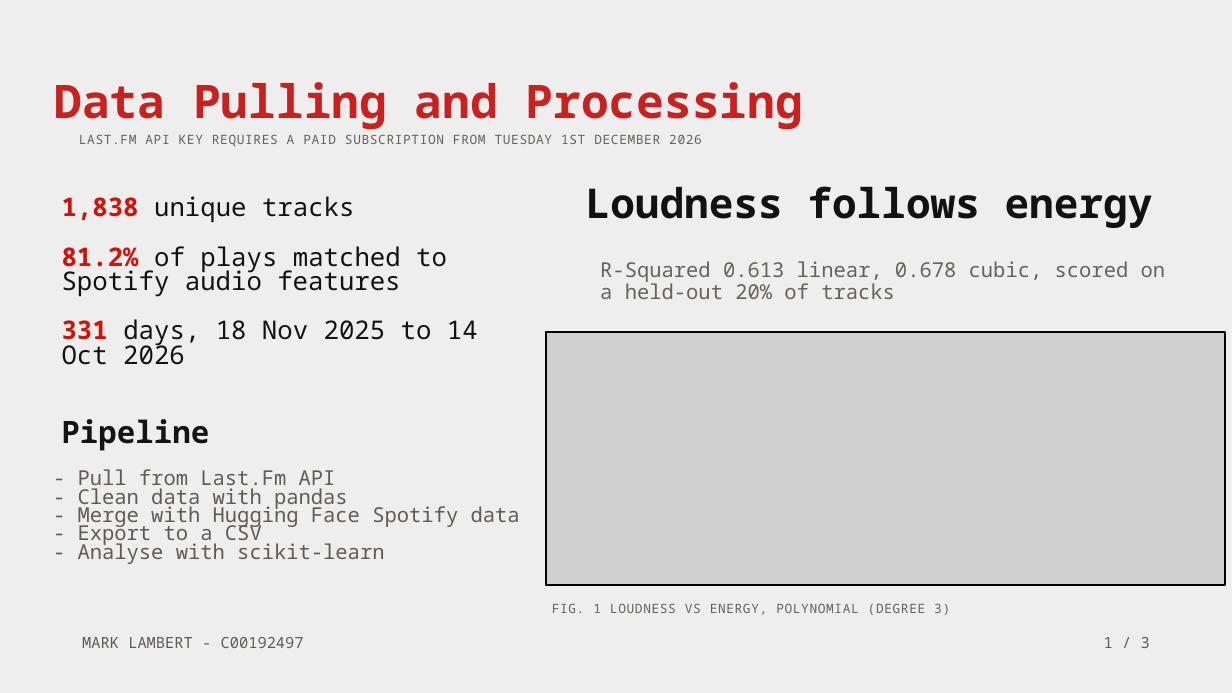
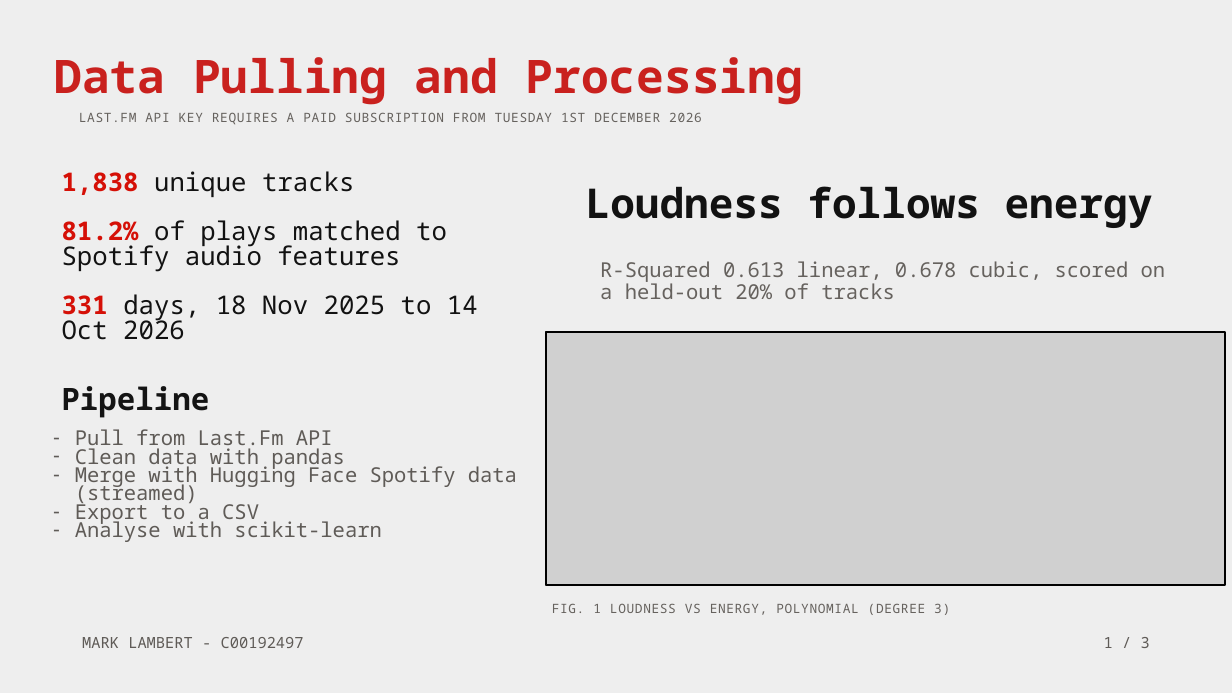
Before and after one commit to lambert-27/lastfm-datasci-portfolio, a slide deck: slide 1 of documentation/lastfm_portfolio_presentation.odp. Drawn at 1232x693 pixels with LibreOffice and Linux fonts; fonts in the diff are those of the drawing; grey boxes stand for pictures. Boxes give left, top, right and bottom in pixels: in the first picture for what was removed or moved away, otherwise in the second. Text is boxed around its words. In the diff, an @@ line names an element or a change of style, - is before the commit and + after.

```diff
--- a/documentation/lastfm_portfolio_presentation.odp
+++ b/documentation/lastfm_portfolio_presentation.odp
@@ text "Data Pulling and Processing": place and size @@
-text "Data Pulling and Processing" at (55, 82, 803, 130)
+text "Data Pulling and Processing" at (55, 57, 803, 105)
@@ text "LAST.FM API KEY REQUIRES A ...": place and size @@
-text "LAST.FM API KEY REQUIRES A ..." at (79, 134, 702, 147)
+text "LAST.FM API KEY REQUIRES A ..." at (79, 112, 702, 125)
@@ text "1,838 unique tracks": place and size @@
-text "1,838 unique tracks" at (62, 196, 478, 365)
+text "1,838 unique tracks" at (62, 171, 478, 340)
@@ text "Pipeline": place and size @@
-text "Pipeline" at (61, 419, 209, 451)
+text "Pipeline" at (61, 386, 209, 418)
@@ text at (75, 429, 517, 542): text changed @@
-- Pull from Last.Fm API
-- Clean data with pandas
-- Merge with Hugging Face Spotify data
-- Export to a CSV
-- Analyse with scikit-learn
+– Pull from Last.Fm API
+– Clean data with pandas
+– Merge with Hugging Face Spotify data (streamed)
+– Export to a CSV
+– Analyse with scikit-learn
```
Also in this commit, not shown: 2 other slides changed, 2 other files.
